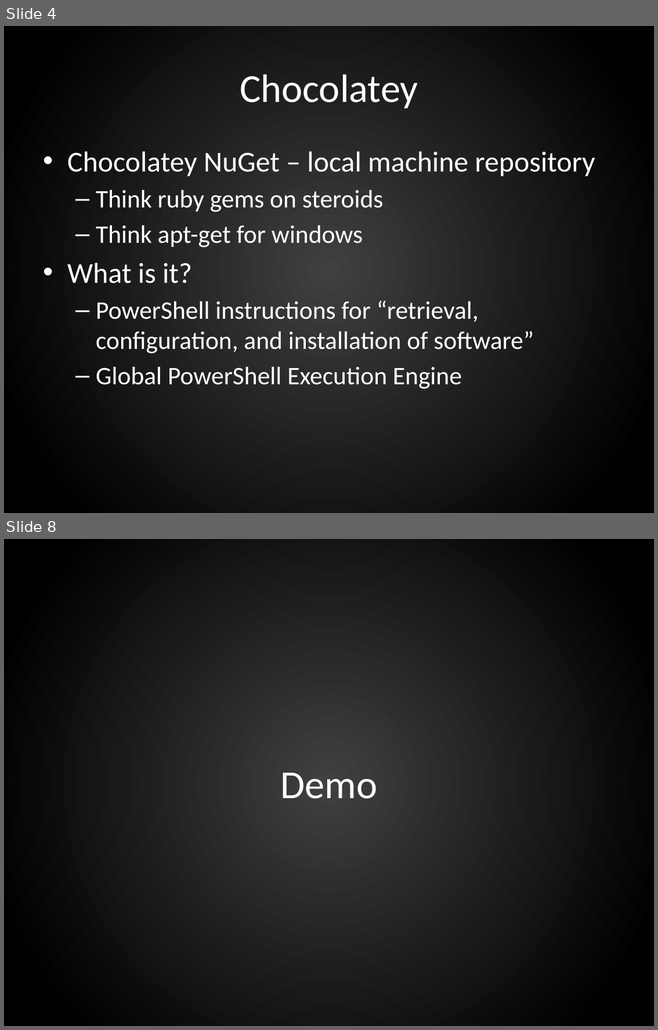
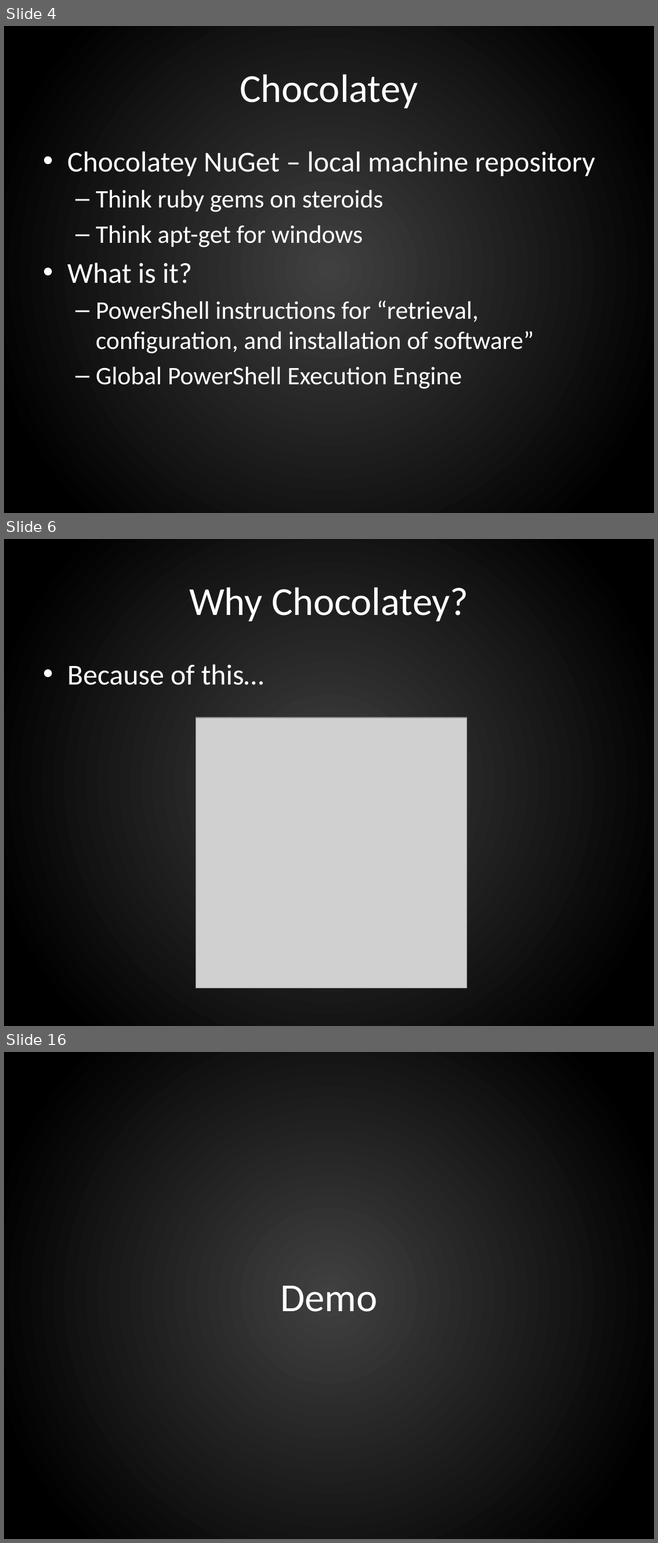
Before and after one commit to ferventcoder/presentations, a slide deck: windows/chocolatey/chocolatey.pptx. Shown one above the other, each under a label of ours: slides 4 and 8 before the commit, slides 4, 6 and 16 after it; the slides between them are not shown. The pictures are 658x1030 and 658x1543 pixels, drawn with LibreOffice and Linux fonts; fonts in the diff are those of the drawing; grey boxes stand for pictures; background and template pictures are left out. Boxes give left, top, right and bottom in pixels: in the first picture for what was removed or moved away, otherwise in the second. Text is boxed around its words. In the diff, an @@ line names an element or a change of style, - is before the commit and + after.

Commit message:
adding chocolatey slides

```diff
--- a/windows/chocolatey/chocolatey.pptx
+++ b/windows/chocolatey/chocolatey.pptx
@@ slide 6 added at [4,539,654,1026], background gradient #404040 to #000000 @@
@@ title added at [189,587,468,621], 44 pt, text #FFFFFF @@
+Why Chocolatey?
@@ text added at [67,664,264,685], 32 pt, text #FFFFFF @@
+• Because of this…
@@ picture added at [195,718,466,988] @@
@@ what was slide 8 is now slide 16 @@
```
Also in this commit, not shown: 4 slides changed, 16 other slides added, 2 slides removed.
